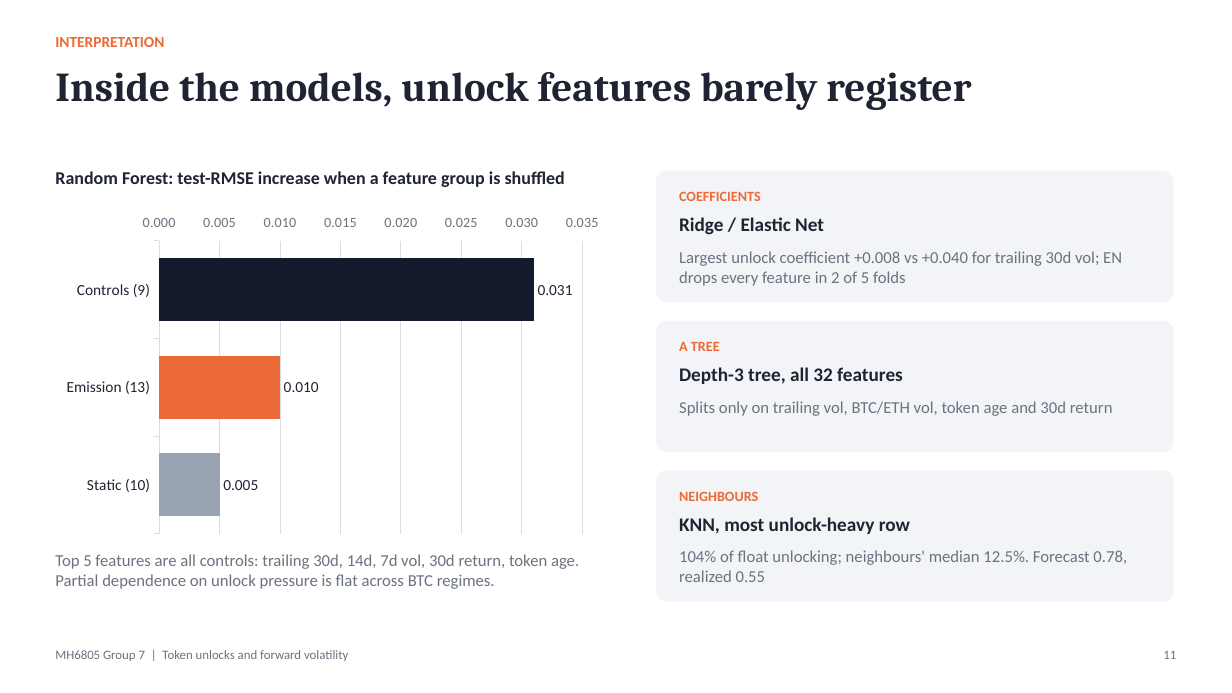
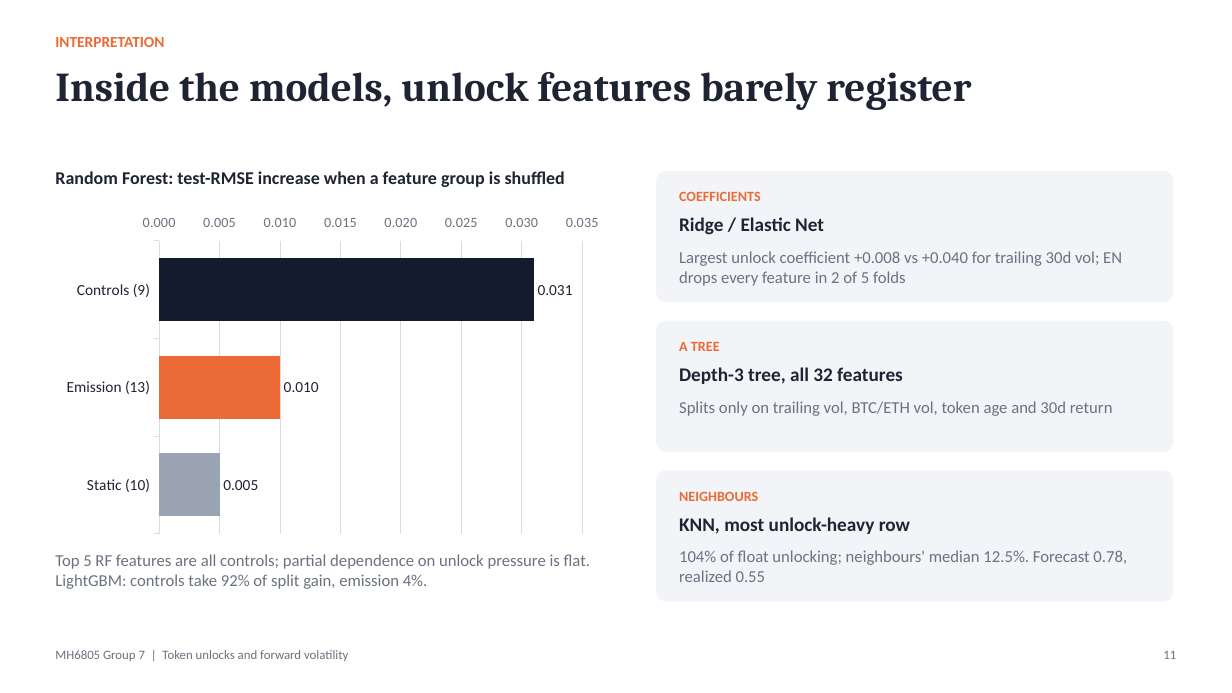
Before and after one commit to watersalamander/MH6805A-Project-Group7, a slide deck: slide 11 of report/Group7_Presentation_DRAFT.pptx. Drawn at 1232x693 pixels with LibreOffice and Linux fonts; fonts in the diff are those of the drawing. Boxes give left, top, right and bottom in pixels: in the first picture for what was removed or moved away, otherwise in the second. Text is boxed around its words. In the diff, an @@ line names an element or a change of style, - is before the commit and + after.

```diff
--- a/report/Group7_Presentation_DRAFT.pptx
+++ b/report/Group7_Presentation_DRAFT.pptx
@@ text at box(55, 554, 590, 589): text changed @@
-Top 5 features are all controls: trailing 30d, 14d, 7d vol, 30d return, token age. Partial dependence on unlock pressure is flat across BTC regimes.
+Top 5 RF features are all controls; partial dependence on unlock pressure is flat. LightGBM: controls take 92% of split gain, emission 4%.
```
Also in this commit, not shown: 7 other slides changed, 4 other files.
